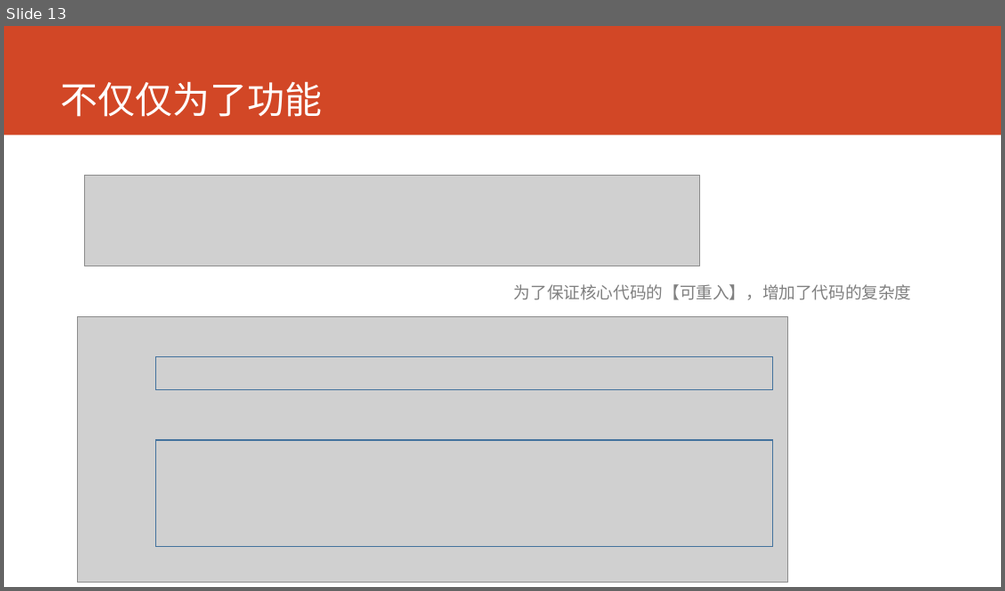
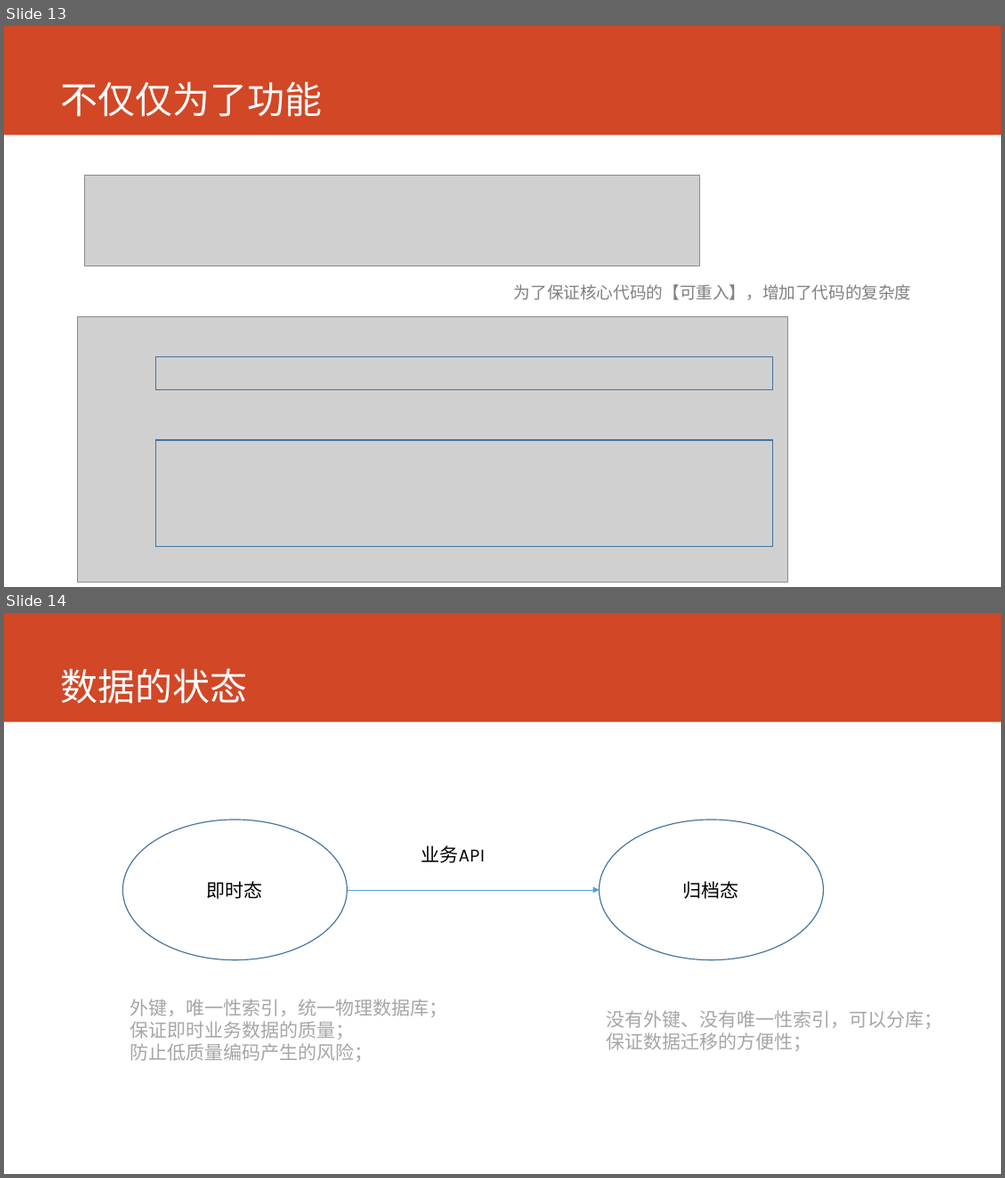
Before and after one commit to lixiangqi-github/hospital, a slide deck: doc/技术交流/2017-09-01/技术交流-2017-09-01.pptx. Shown one above the other, each under a label of ours: slide 13 before the commit, slides 13 and 14 after it. The pictures are 1005x591 and 1005x1178 pixels, drawn with LibreOffice and Linux fonts; fonts in the diff are those of the drawing; grey boxes stand for pictures. Boxes give left, top, right and bottom in pixels: in the first picture for what was removed or moved away, otherwise in the second. Text is boxed around its words. In the diff, an @@ line names an element or a change of style, - is before the commit and + after.

```diff
--- a/doc/技术交流/2017-09-01/技术交流-2017-09-01.pptx
+++ b/doc/技术交流/2017-09-01/技术交流-2017-09-01.pptx
@@ slide 14 added at box(4, 613, 1001, 1174), background #FFFFFF; not listed: 1 template element that a slide beside it also shows @@
@@ title added at box(61, 668, 248, 704), 36 pt, text #FFFFFF @@
+数据的状态
@@ ellipse added at box(123, 819, 348, 960), outline #43739E 1 pt, 18 pt, text #000000 @@
+即时态
@@ ellipse added at box(599, 819, 824, 960), outline #43739E 1 pt, 18 pt, text #000000 @@
+归档态
@@ text added at box(421, 845, 485, 863), 18 pt, text #000000 @@
+业务API
@@ arrow added from (348, 890) to (599, 890), #5B9BD5 0.5 pt @@
@@ text added at box(130, 998, 448, 1062), 18 pt, text #A6A6A6 @@
+外键，唯一性索引，统一物理数据库；
+保证即时业务数据的质量；
+防止低质量编码产生的风险；
@@ text added at box(607, 1010, 943, 1051), 18 pt, text #A6A6A6 @@
+没有外键、没有唯一性索引，可以分库；
+保证数据迁移的方便性；
```
